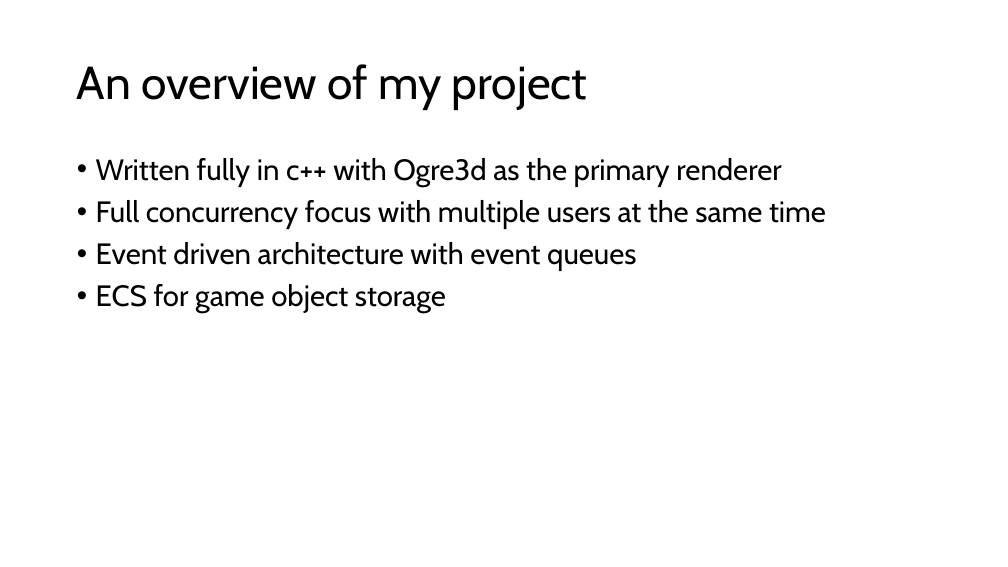
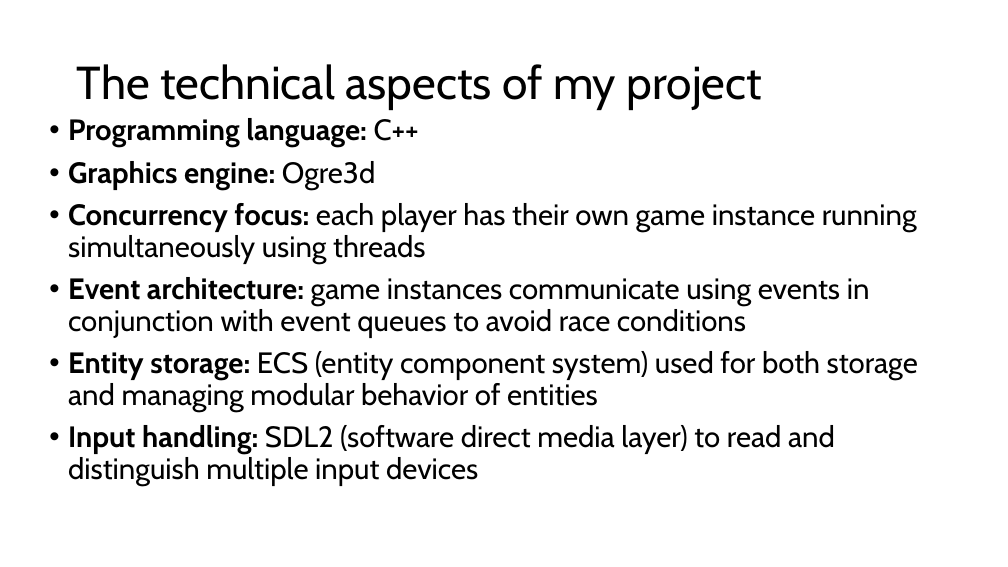
Before and after one commit to Henry-Frodsham/RTS-LCM-Game, a slide deck: slide 4 of documents/Henry Frodsham FYP.pptx (slide 2 before the commit). Drawn at 1008x567 pixels with LibreOffice and Linux fonts; fonts in the diff are those of the drawing. Boxes give left, top, right and bottom in pixels: in the first picture for what was removed or moved away, otherwise in the second. Text is boxed around its words. In the diff, an @@ line names an element or a change of style, - is before the commit and + after.

Commit message:
presentation update, demo implementation with seperate game instances and LCM, updated demo cube to use automatic aspect ratio to prevent scaling issues, updated device handling to configure new devices that are plugged in

```diff
--- a/documents/Henry Frodsham FYP.pptx
+++ b/documents/Henry Frodsham FYP.pptx
@@ title at (x1=77, y1=64, x2=762, y2=110): text changed @@
-An overview of my project
+The technical aspects of my project
@@ text at (x1=68, y1=118, x2=918, y2=486): text changed @@
-• Written fully in c++ with Ogre3d as the primary renderer
-• Full concurrency focus with multiple users at the same time
-• Event driven architecture with event queues
-• ECS for game object storage
+• Programming language: C++
+• Graphics engine: Ogre3d
+• Concurrency focus: each player has their own game instance running simultaneously using threads
+• Event architecture: game instances communicate using events in conjunction with event queues to avoid race conditions
+• Entity storage: ECS (entity component system) used for both storage and managing modular behavior of entities
+• Input handling: SDL2 (software direct media layer) to read and distinguish multiple input devices
```
Also in this commit, not shown: 2 other slides changed, 8 slides added, 4 slides removed, 12 other files.
